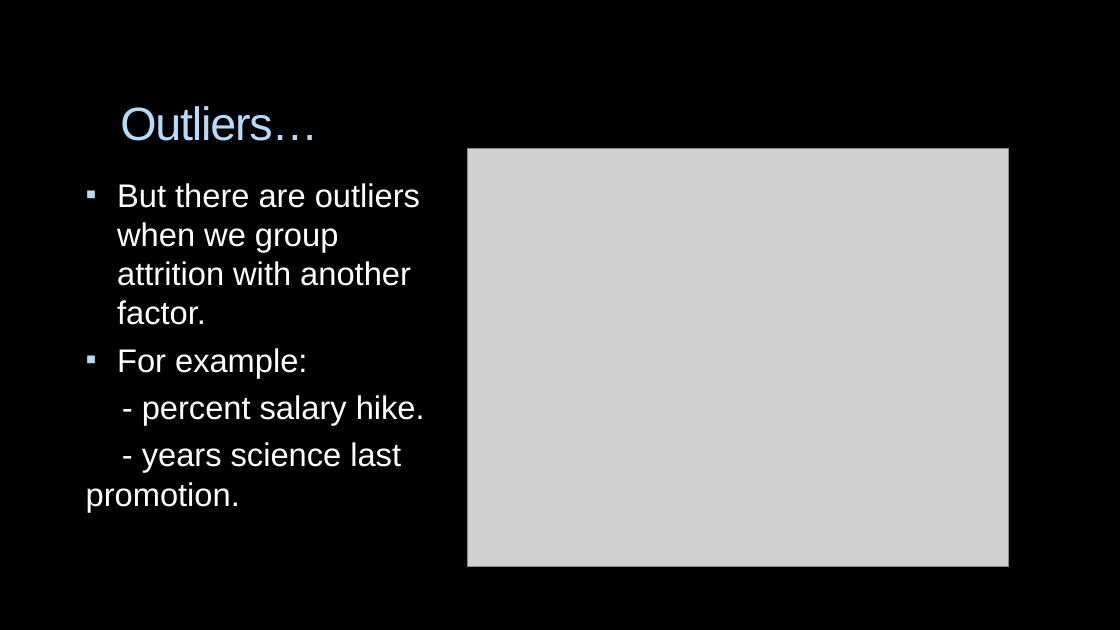
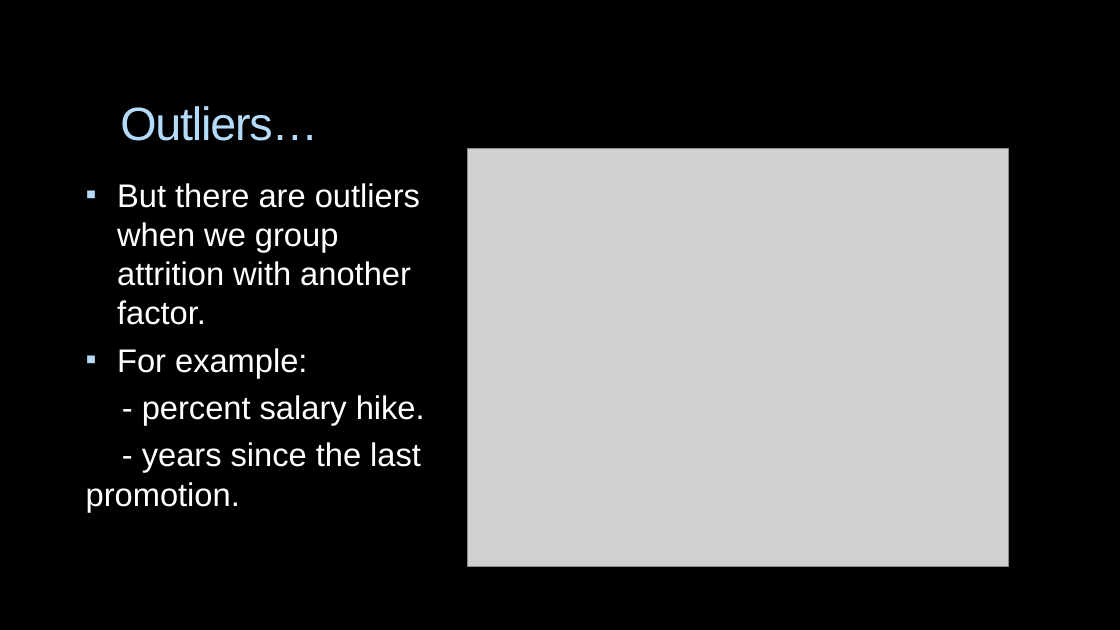
Before and after one commit to aya1fouad/Power_BI_Dashboards, a slide deck: slide 21 of Anayzing_IBM_HR_Employee_Attrition/HR Employees Attrition.pptx (slide 20 before the commit). Drawn at 1120x630 pixels with LibreOffice and Linux fonts; fonts in the diff are those of the drawing; grey boxes stand for pictures; background and template pictures are left out. Boxes give left, top, right and bottom in pixels: in the first picture for what was removed or moved away, otherwise in the second. Text is boxed around its words. In the diff, an @@ line names an element or a change of style, - is before the commit and + after.

```diff
--- a/Anayzing_IBM_HR_Employee_Attrition/HR Employees Attrition.pptx
+++ b/Anayzing_IBM_HR_Employee_Attrition/HR Employees Attrition.pptx
@@ text at (x1=86, y1=442, x2=421, y2=512): text changed @@
-- years science last promotion.
+- years since the last promotion.
```
Also in this commit, not shown: 17 other slides changed, 1 slide added, 1 other file.
